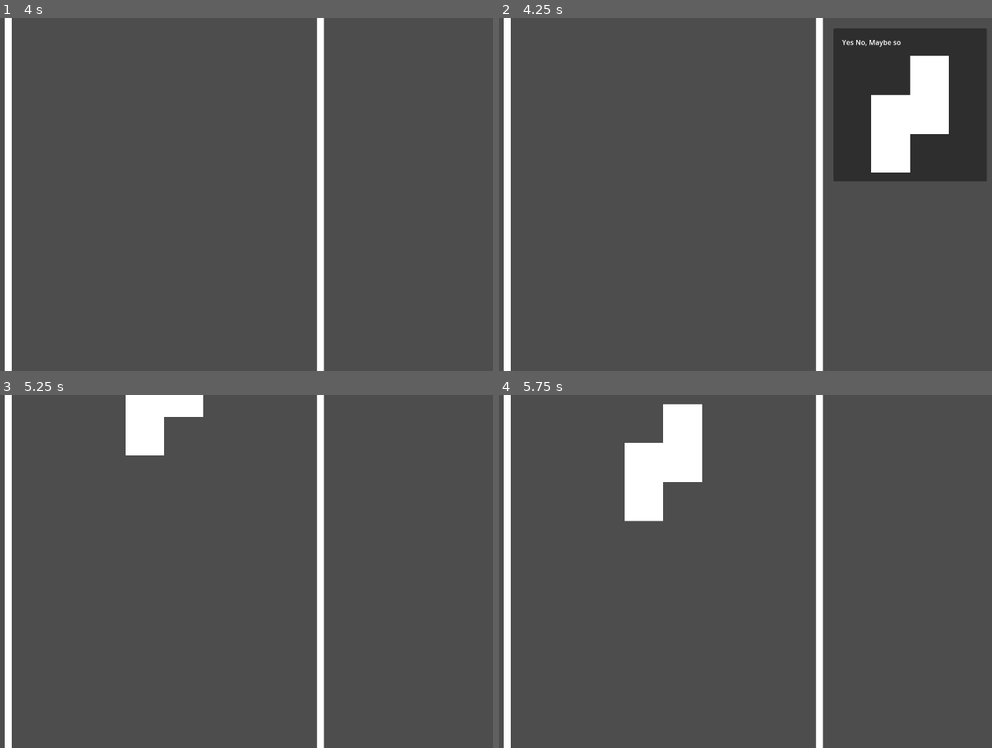
Above: before the commit, frames 1-4 (two rows, left to right).
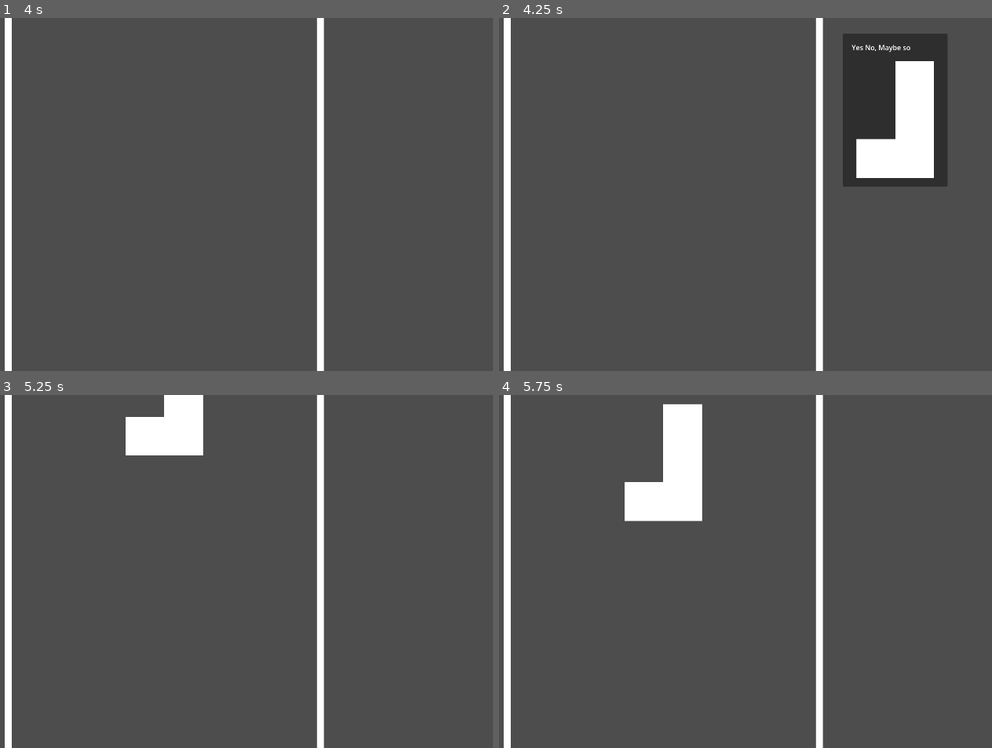
Above: after the commit, the same moments.

Repository: kksgandhi/other-peoples-money
Game: Godot game, scene res://scenes/game.tscn
The game is run twice, just before and just after one commit, with the same random seed, the same clock (stepped at 60 frames per second) and the same inputs.
Inputs (mouse positions are in pixels of both pictures, inside the frame that each line leads up to; where the layout moved, square brackets give the same spot in the first picture):
- Up to frame 1 (4 s): tap Enter at 0.5, 2, 3.5 s; hold Right (right) 0.53-1.28 s; tap S (rotate) every 0.75 s from 0.6 to 3.6 s; tap Space at 1.25, 2.75 s; hold Left (left) 1.28-2.03 s; hold Right (right) 2.03-3.53 s; hold Left (left) from 3.53 s (still down)
- Up to frame 2 (4.25 s): keep holding Left (left); tap Escape (debug) at 4.15 s
- Up to frame 3 (5.25 s): tap S (rotate) at 4.35 s; release Left (left) at 5 s; click (394, 486) [409, 483] at 5 s
- Up to frame 4 (5.75 s): no input

Frame 1 is identical in both runs. In frame 2, 7.7% of the frame differs, in the area x 67-99%, y 2-48%; in frame 3, 1.4%; in frame 4, 1.8%.

Commit message:
add other tetrominos

Diff:
--- a/scenes/game.gd
+++ b/scenes/game.gd
@@ -1,6 +1,4 @@
 extends Node2D
-
-const tetromino_scene = preload("res://scenes/tetrominos/tetromino_s.tscn")
 
 var cost_information
 
@@ -33,10 +31,13 @@
 
 
 func spawn_tetromino(tetro_info):
-  var spawned_tetromino = tetromino_scene.instantiate()
+  # const tetromino_scene = preload("res://scenes/tetrominos/tetromino_s.tscn")
+  print(tetro_info)
+  var spawned_tetromino = load("res://scenes/tetrominos/" + tetro_info.sprite + ".tscn").instantiate()
   %tetrominos.add_child(spawned_tetromino)
   spawned_tetromino.position = %SpawnLocation.position
   spawned_tetromino.scale = Vector2(1, 1) * sqrt(tetro_info.cost)
+  print(tetro_info)
 
 func _process(_delta):
   move_upwards_as_tetrominos_fall()
--- a/scenes/game.tscn
+++ b/scenes/game.tscn
@@ -56,9 +56,19 @@
 unique_name_in_owner = true
 position = Vector2(720, 405)
 
-[node name="tetro_choices" type="VBoxContainer" parent="."]
+[node name="ScrollContainer" type="ScrollContainer" parent="."]
+offset_left = 1072.0
+offset_top = 26.0
+offset_right = 1408.0
+offset_bottom = 778.0
+
+[node name="MarginContainer" type="MarginContainer" parent="ScrollContainer"]
+layout_mode = 2
+theme_override_constants/margin_left = 10
+theme_override_constants/margin_top = 10
+theme_override_constants/margin_right = 10
+theme_override_constants/margin_bottom = 10
+
+[node name="tetro_choices" type="VBoxContainer" parent="ScrollContainer/MarginContainer"]
 unique_name_in_owner = true
-offset_left = 1060.0
-offset_top = 24.0
-offset_right = 1412.0
-offset_bottom = 64.0
+layout_mode = 2
--- a/scenes/tetrominos/tetro_choice_item.gd
+++ b/scenes/tetrominos/tetro_choice_item.gd
@@ -1,11 +1,17 @@
 extends PanelContainer
 
+var rng = RandomNumberGenerator.new()
+
 signal selected(tetromino_info)
+var tetromino_resources = ["tetromino_i", "tetromino_j", "tetromino_l", "tetromino_o", "tetromino_s", "tetromino_t", "tetromino_z"]
+var tetromino_information: Dictionary
 
-var tetromino_information: Dictionary
 func update_displayed_information(input_tetromino_information):
   tetromino_information = input_tetromino_information
   %TetrominoIcon.custom_minimum_size = %TetrominoIcon.texture.get_size() * sqrt(tetromino_information.cost)
+  var tetromino_texture = tetromino_resources[rng.randi() % tetromino_resources.size()]
+  %TetrominoIcon.texture = load("res://assets/images/" + tetromino_texture + ".png")
+  tetromino_information.sprite = tetromino_texture
   %TetrominoTitle.clear()
   %TetrominoTitle.append_text(tetromino_information.title)
 
--- /dev/null
+++ b/scenes/tetrominos/tetromino_i.tscn
@@ -0,0 +1,17 @@
+[gd_scene load_steps=3 format=3 uid="uid://3ysyy2lq72rl"]
+
+[ext_resource type="Script" path="res://scenes/tetrominos/tetromino.gd" id="1_7kilr"]
+[ext_resource type="Texture2D" uid="uid://tl8j7jgajk0e" path="res://assets/images/tetromino_i.png" id="2_jnk36"]
+
+[node name="Sprite2D" type="CharacterBody2D"]
+position = Vector2(0.5, 1)
+script = ExtResource("1_7kilr")
+downspeed = 300
+strafespeed = 350
+
+[node name="Sprite2D" type="Sprite2D" parent="."]
+unique_name_in_owner = true
+texture = ExtResource("2_jnk36")
+
+[node name="CollisionPolygon2D" type="CollisionPolygon2D" parent="."]
+polygon = PackedVector2Array(-0.5, -2, 0.5, -2, 0.5, 2, -0.5, 2)
--- /dev/null
+++ b/scenes/tetrominos/tetromino_j.tscn
@@ -0,0 +1,18 @@
+[gd_scene load_steps=3 format=3 uid="uid://cuxvwi2x6vjyt"]
+
+[ext_resource type="Script" path="res://scenes/tetrominos/tetromino.gd" id="1_2cw7u"]
+[ext_resource type="Texture2D" uid="uid://ck6p74iqvrius" path="res://assets/images/tetromino_j.png" id="2_mhgcq"]
+
+[node name="Sprite2D" type="CharacterBody2D"]
+position = Vector2(0.5, 0.5)
+script = ExtResource("1_2cw7u")
+downspeed = 300
+strafespeed = 350
+
+[node name="Sprite2D" type="Sprite2D" parent="."]
+unique_name_in_owner = true
+texture = ExtResource("2_mhgcq")
+
+[node name="CollisionPolygon2D" type="CollisionPolygon2D" parent="."]
+position = Vector2(0.5, -0.5)
+polygon = PackedVector2Array(-0.5, -1, 0.5, -1, 0.5, 2, -1.5, 2, -1.5, 1, -0.5, 1)
--- /dev/null
+++ b/scenes/tetrominos/tetromino_l.tscn
@@ -0,0 +1,17 @@
+[gd_scene load_steps=3 format=3 uid="uid://c7xsqqdsk3ils"]
+
+[ext_resource type="Script" path="res://scenes/tetrominos/tetromino.gd" id="1_us6e4"]
+[ext_resource type="Texture2D" uid="uid://cb8sca4b02khe" path="res://assets/images/tetromino_l.png" id="2_f3u6p"]
+
+[node name="Sprite2D" type="CharacterBody2D"]
+position = Vector2(0, 0.5)
+script = ExtResource("1_us6e4")
+downspeed = 300
+strafespeed = 350
+
+[node name="Sprite2D" type="Sprite2D" parent="."]
+unique_name_in_owner = true
+texture = ExtResource("2_f3u6p")
+
+[node name="CollisionPolygon2D" type="CollisionPolygon2D" parent="."]
+polygon = PackedVector2Array(-1, -1.5, 0, -1.5, 0, 0.5, 1, 0.5, 1, 1.5, -1, 1.5)
--- /dev/null
+++ b/scenes/tetrominos/tetromino_o.tscn
@@ -0,0 +1,18 @@
+[gd_scene load_steps=3 format=3 uid="uid://bkthq68hv6rf6"]
+
+[ext_resource type="Script" path="res://scenes/tetrominos/tetromino.gd" id="1_d28pt"]
+[ext_resource type="Texture2D" uid="uid://bx3q7xfyqtxp4" path="res://assets/images/tetromino_o.png" id="2_3gyfh"]
+
+[node name="Sprite2D" type="CharacterBody2D"]
+position = Vector2(0.5, 0)
+script = ExtResource("1_d28pt")
+downspeed = 300
+strafespeed = 350
+
+[node name="Sprite2D" type="Sprite2D" parent="."]
+unique_name_in_owner = true
+texture = ExtResource("2_3gyfh")
+
+[node name="CollisionPolygon2D" type="CollisionPolygon2D" parent="."]
+position = Vector2(0.5, 0)
+polygon = PackedVector2Array(-1.5, -1, 0.5, -1, 0.5, 1, -1.5, 1)
--- a/scenes/tetrominos/tetromino_s.tscn
+++ b/scenes/tetrominos/tetromino_s.tscn
@@ -9,8 +9,9 @@
 downspeed = 300
 strafespeed = 350
 
+[node name="Sprite2D" type="Sprite2D" parent="."]
+unique_name_in_owner = true
+texture = ExtResource("1_3suu7")
+
 [node name="CollisionPolygon2D" type="CollisionPolygon2D" parent="."]
 polygon = PackedVector2Array(0, -1.5, 1, -1.5, 1, 0.5, 0, 0.5, 0, 1.5, -1, 1.5, -1, -0.5, 0, -0.5)
-
-[node name="Sprite2D" type="Sprite2D" parent="."]
-texture = ExtResource("1_3suu7")
--- /dev/null
+++ b/scenes/tetrominos/tetromino_t.tscn
@@ -0,0 +1,18 @@
+[gd_scene load_steps=3 format=3 uid="uid://c1t81exd73hmx"]
+
+[ext_resource type="Script" path="res://scenes/tetrominos/tetromino.gd" id="1_gtldx"]
+[ext_resource type="Texture2D" uid="uid://y00nestlaikq" path="res://assets/images/tetromino_t.png" id="2_jsqmv"]
+
+[node name="Sprite2D" type="CharacterBody2D"]
+position = Vector2(0.5, 0)
+script = ExtResource("1_gtldx")
+downspeed = 300
+strafespeed = 350
+
+[node name="Sprite2D" type="Sprite2D" parent="."]
+unique_name_in_owner = true
+texture = ExtResource("2_jsqmv")
+
+[node name="CollisionPolygon2D" type="CollisionPolygon2D" parent="."]
+position = Vector2(0.5, 0)
+polygon = PackedVector2Array(-1.5, -1.5, -0.5, -1.5, -0.5, -0.5, 0.5, -0.5, 0.5, 0.5, -0.5, 0.5, -0.5, 1.5, -1.5, 1.5)
--- /dev/null
+++ b/scenes/tetrominos/tetromino_z.tscn
@@ -0,0 +1,18 @@
+[gd_scene load_steps=3 format=3 uid="uid://dnkq7thr5e0kp"]
+
+[ext_resource type="Script" path="res://scenes/tetrominos/tetromino.gd" id="1_npuju"]
+[ext_resource type="Texture2D" uid="uid://c5sl1eq0je782" path="res://assets/images/tetromino_z.png" id="2_d1dc5"]
+
+[node name="Sprite2D" type="CharacterBody2D"]
+position = Vector2(0.5, 0)
+script = ExtResource("1_npuju")
+downspeed = 300
+strafespeed = 350
+
+[node name="Sprite2D" type="Sprite2D" parent="."]
+unique_name_in_owner = true
+texture = ExtResource("2_d1dc5")
+
+[node name="CollisionPolygon2D" type="CollisionPolygon2D" parent="."]
+position = Vector2(0.5, 0)
+polygon = PackedVector2Array(-1.5, -0.5, -0.5, -0.5, -0.5, -1.5, 0.5, -1.5, 0.5, 0.5, -0.5, 0.5, -0.5, 1.5, -1.5, 1.5)
Binary file added: assets/images/tetromino_i.png
Not shown, added: assets/images/tetromino_i.png.import
Binary file added: assets/images/tetromino_j.png
Not shown, added: assets/images/tetromino_j.png.import
Binary file added: assets/images/tetromino_l.png
Not shown, added: assets/images/tetromino_l.png.import
Binary file added: assets/images/tetromino_o.png
Not shown, added: assets/images/tetromino_o.png.import
Binary file added: assets/images/tetromino_t.png
Not shown, added: assets/images/tetromino_t.png.import
Binary file added: assets/images/tetromino_z.png
Not shown, added: assets/images/tetromino_z.png.import
